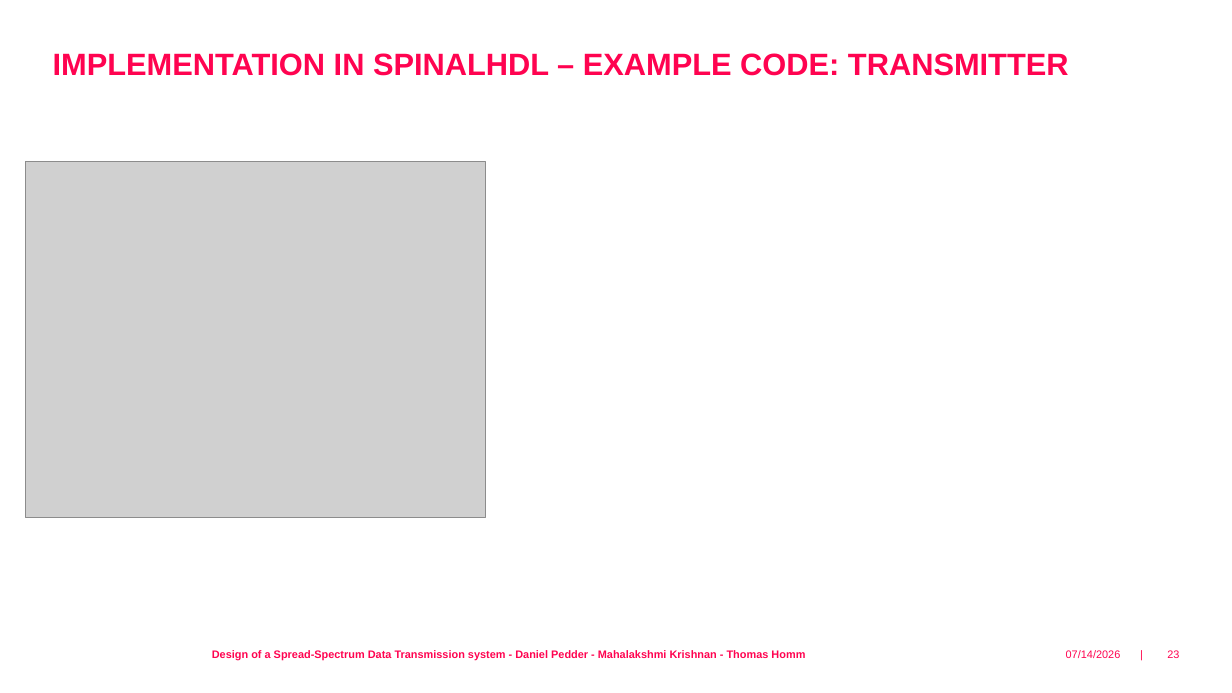
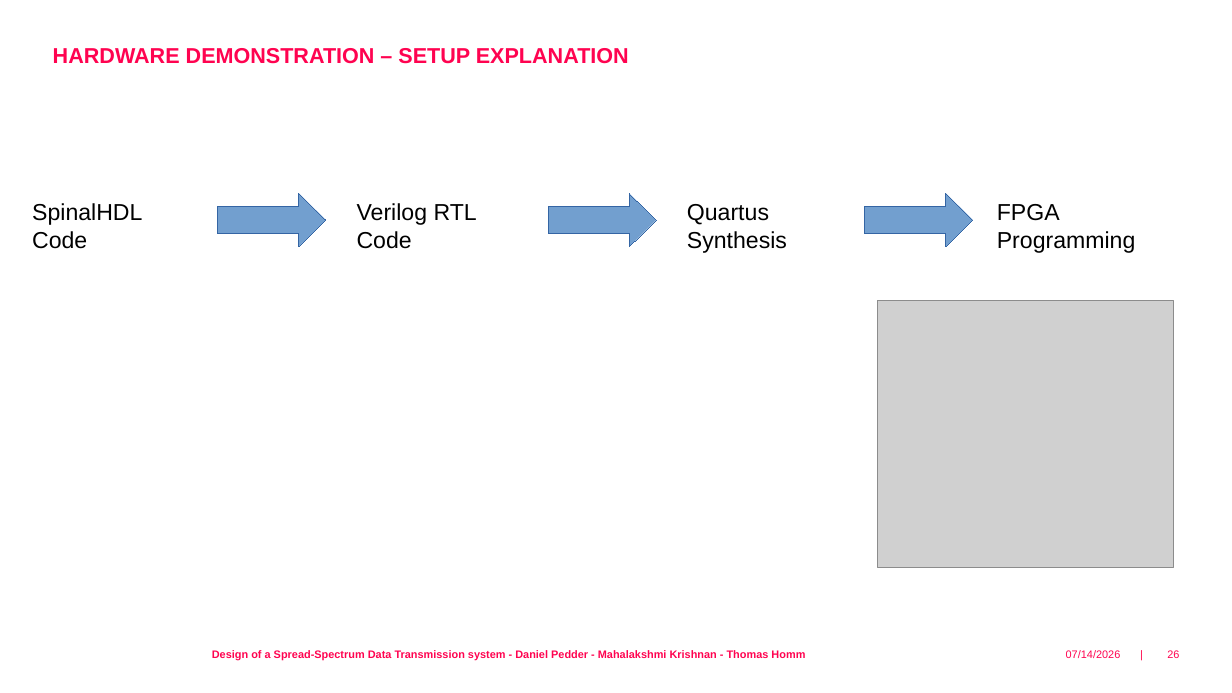
Before and after one commit to fredowski/spreads, a slide deck: slide 26 of documentation/presentation/spread_spectrum_vlsi_daniel.odp (slide 23 before the commit). Drawn at 1232x693 pixels with LibreOffice and Linux fonts; fonts in the diff are those of the drawing; grey boxes stand for pictures; background and template pictures are left out. Boxes give left, top, right and bottom in pixels: in the first picture for what was removed or moved away, otherwise in the second. Text is boxed around its words. In the diff, an @@ line names an element or a change of style, - is before the commit and + after.

```diff
--- a/documentation/presentation/spread_spectrum_vlsi_daniel.odp
+++ b/documentation/presentation/spread_spectrum_vlsi_daniel.odp
@@ text at (53, 48, 629, 64): text changed; size 24 to 16.8 pt @@
-IMPLEMENTATION IN SPINALHDL – EXAMPLE CODE: TRANSMITTER
+HARDWARE DEMONSTRATION – SETUP EXPLANATION
@@ text added at (32, 203, 142, 249), 18 pt, text #000000 @@
+SpinalHDL Code
@@ right arrow added at (218, 193, 326, 247), fill #729FCF, outline #3465A4 0 pt @@
@@ text added at (357, 203, 477, 249), 18 pt, text #000000 @@
+Verilog RTL Code
@@ right arrow added at (548, 193, 656, 247), fill #729FCF, outline #3465A4 0 pt @@
@@ text added at (687, 204, 787, 253), 18 pt, text #000000 @@
+Quartus Synthesis
@@ right arrow added at (865, 193, 973, 247), fill #729FCF, outline #3465A4 0 pt @@
@@ text added at (997, 204, 1136, 253), 18 pt, text #000000 @@
+FPGA Programming
@@ picture: place and size @@
-picture at (25, 162, 485, 518)
+picture at (878, 300, 1174, 567)
```
Also in this commit, not shown: 2 other slides changed.
